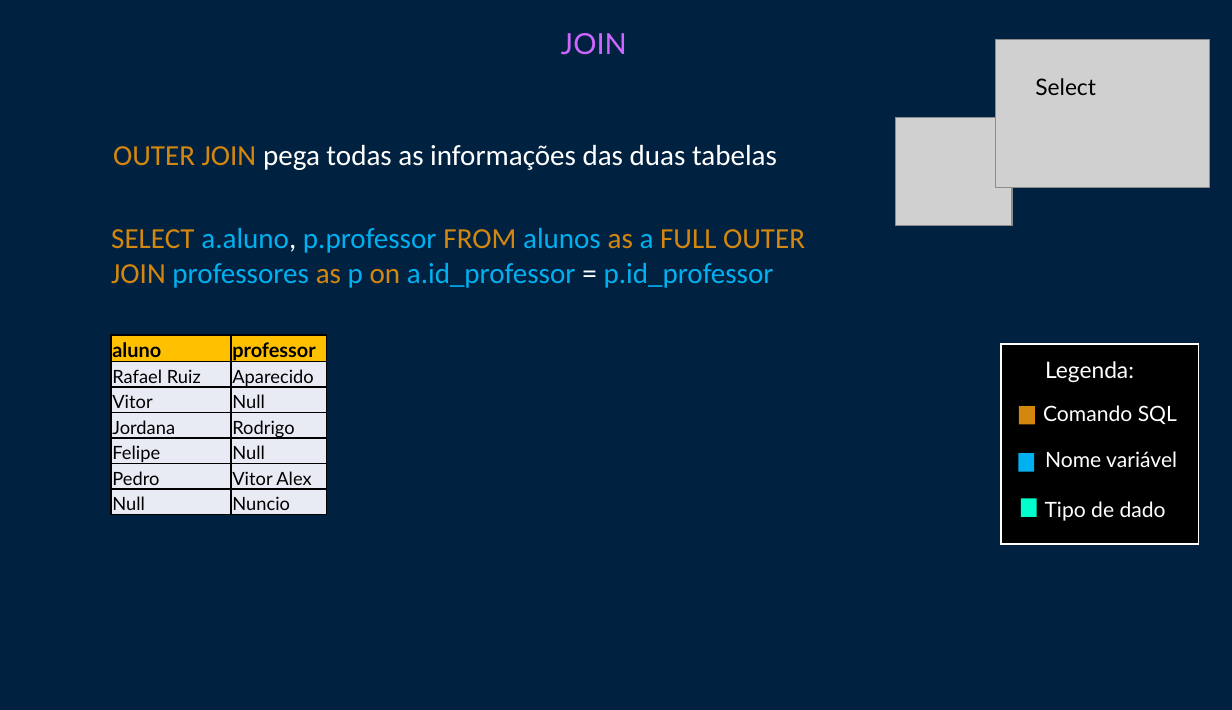
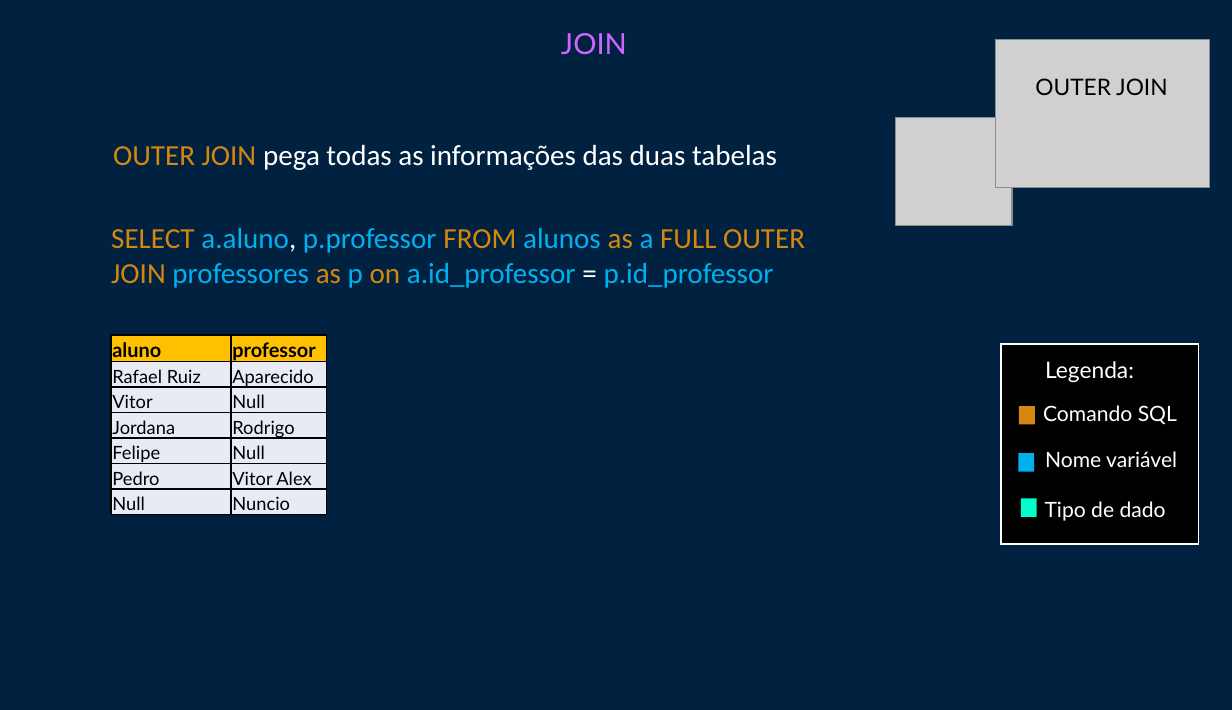
Before and after one commit to RafaelRuizSilva/Projeto-Interdisciplinar-Maua-S1, a slide deck: slide 1 of slidesTutorial/outers join.pptx. Drawn at 1232x710 pixels with LibreOffice and Linux fonts; fonts in the diff are those of the drawing; grey boxes stand for pictures. Boxes give left, top, right and bottom in pixels: in the first picture for what was removed or moved away, otherwise in the second. Text is boxed around its words. In the diff, an @@ line names an element or a change of style, - is before the commit and + after.

```diff
--- a/slidesTutorial/outers join.pptx
+++ b/slidesTutorial/outers join.pptx
@@ text at <box>1035,78,1168,95</box>: text changed @@
-Select
+OUTER JOIN
```
Also in this commit, not shown: 30 other files.
